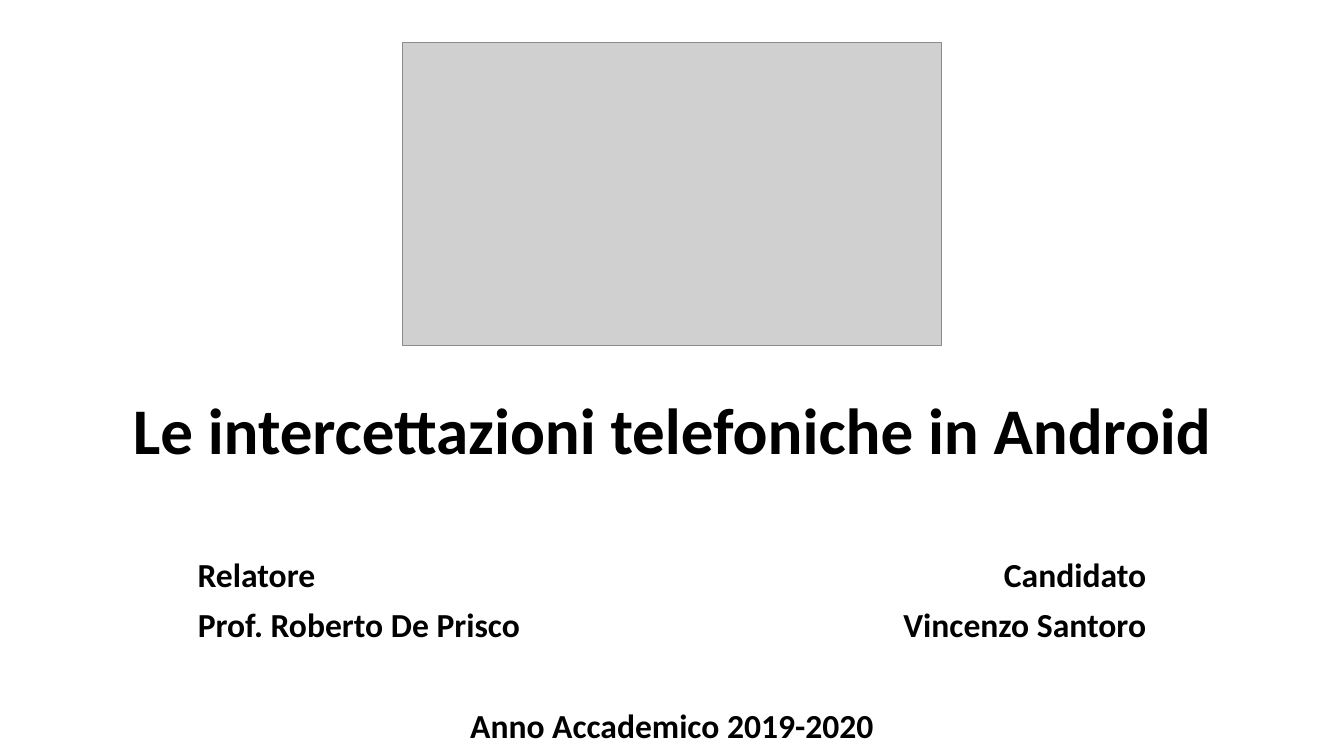
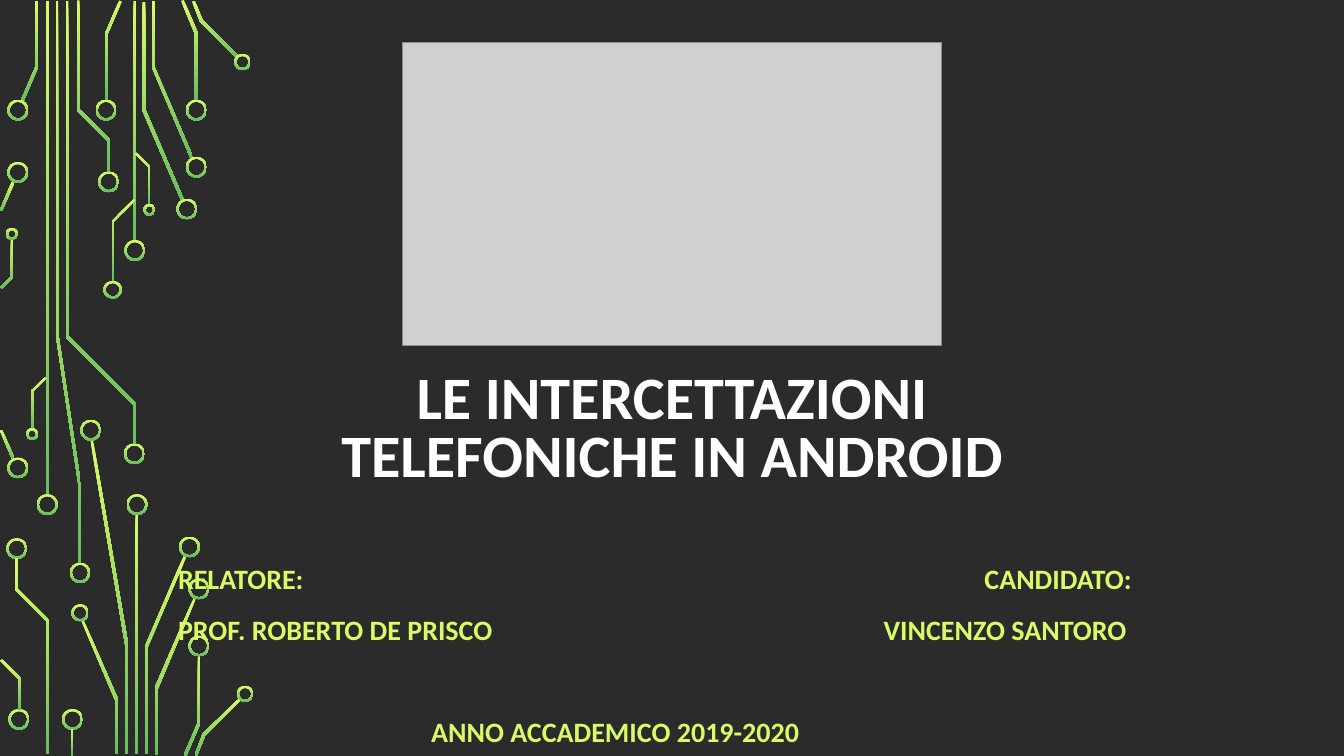
Before and after one commit to vinsan/TesiMagistrale, a slide deck: slide 1 of Le intercettazioni telefoniche in Android.odp. Drawn at 1344x756 pixels with LibreOffice and Linux fonts; fonts in the diff are those of the drawing; grey boxes stand for pictures; background and template pictures are left out; a plain dark background stands for a picture behind light text. Boxes give left, top, right and bottom in pixels: in the first picture for what was removed or moved away, otherwise in the second. Text is boxed around its words. In the diff, an @@ line names an element or a change of style, - is before the commit and + after.

```diff
--- a/Le intercettazioni telefoniche in Android.odp
+++ b/Le intercettazioni telefoniche in Android.odp
@@ background #FFFFFF to picture (left out) @@
@@ title at bbox=[341, 379, 1003, 478]: text changed; size 46.5 to 43 pt; text colour #000000 to #FFFFFF @@
-Le intercettazioni telefoniche in Android
+LE INTERCETTAZIONI TELEFONICHE IN ANDROID
@@ group added at bbox=[0, 0, 254, 756]: 54 freeform shapes @@
@@ subtitle at bbox=[178, 566, 1131, 742]: text changed; size 24 to 20 pt; text colour #000000 to #D8FC68 @@
-Relatore Candidato
-Prof. Roberto De Prisco Vincenzo Santoro
-Anno Accademico 2019-2020
+RELATORE: CANDIDATO:
+PROF. ROBERTO DE PRISCO VINCENZO SANTORO
+ANNO ACCADEMICO 2019-2020
```
Also in this commit, not shown: 9 other slides changed, 2 slides added, 2 slides removed.
